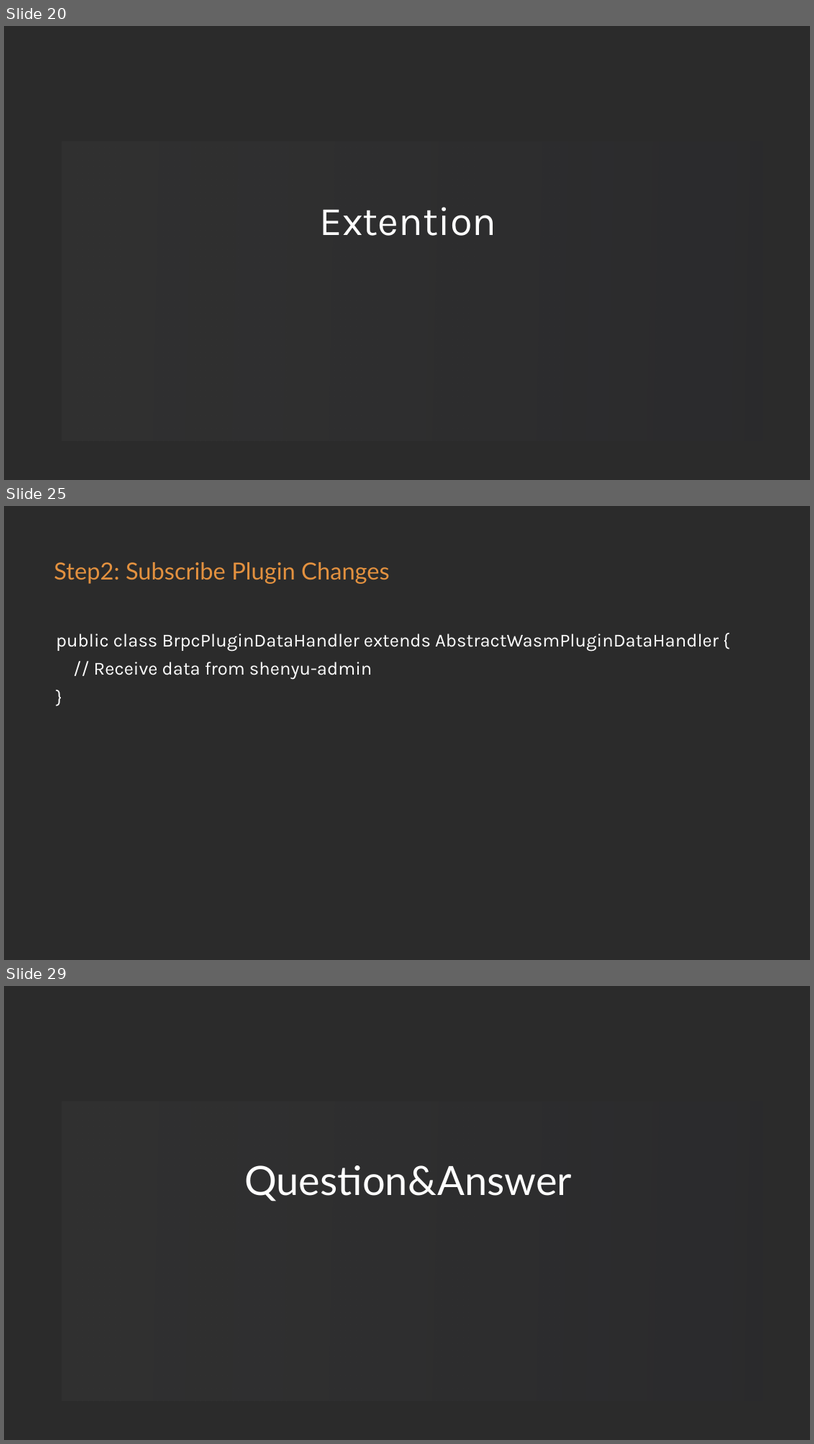
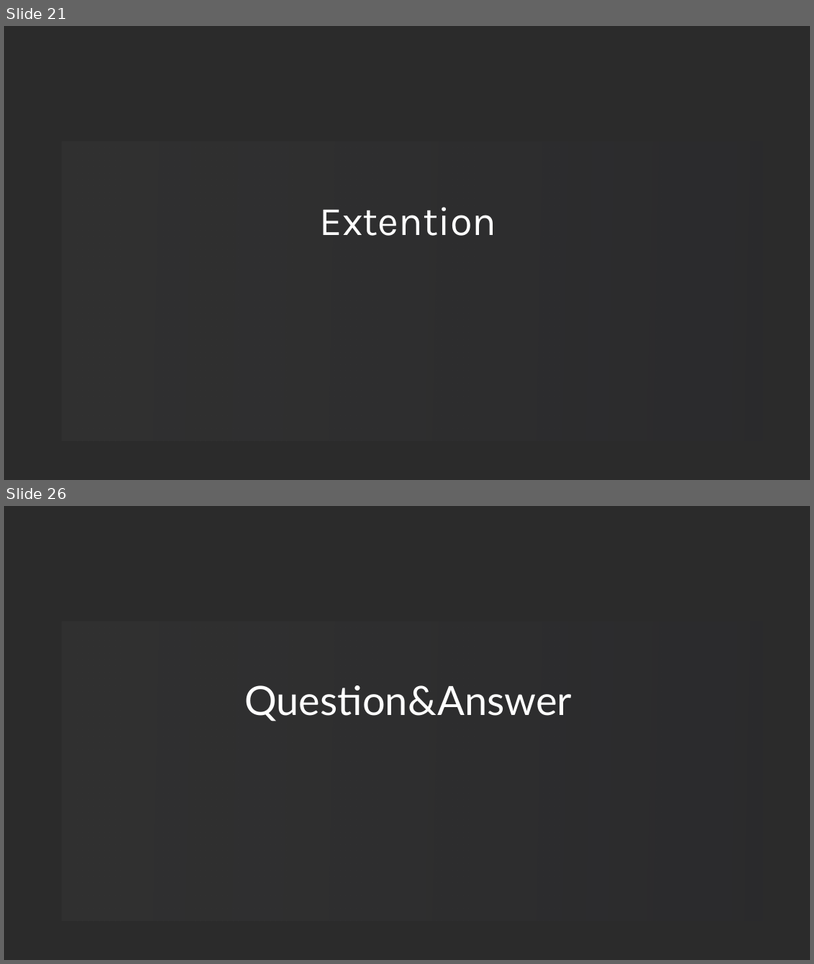
Before and after one commit to loongs-zhang/ACOCA2024-PlayWithWASM, a slide deck: PlayWithWASM.pptx. Shown one above the other, each under a label of ours: slides 20, 25 and 29 before the commit, slides 21 and 26 after it; the slides between them are not shown. The pictures are 814x1444 and 814x964 pixels, drawn with LibreOffice and Linux fonts; fonts in the diff are those of the drawing; background and template pictures are left out; a plain dark background stands for a picture behind light text. Boxes give left, top, right and bottom in pixels: in the first picture for what was removed or moved away, otherwise in the second. Text is boxed around its words. In the diff, an @@ line names an element or a change of style, - is before the commit and + after.

```diff
--- a/PlayWithWASM.pptx
+++ b/PlayWithWASM.pptx
@@ slide 25 removed at [4, 506, 810, 960], background picture (left out) @@
@@ text removed at [54, 562, 390, 584] @@
-Step2: Subscribe Plugin Changes
@@ text removed at [56, 633, 719, 679] @@
-public class BrpcPluginDataHandler extends AbstractWasmPluginDataHandler {
-// Receive data from shenyu-admin
-}
@@ what was slide 20 is now slide 21 @@
@@ what was slide 29 is now slide 26 @@
```
Also in this commit, not shown: 2 slides changed, 3 slides added, 5 other slides removed, 11 other files.
